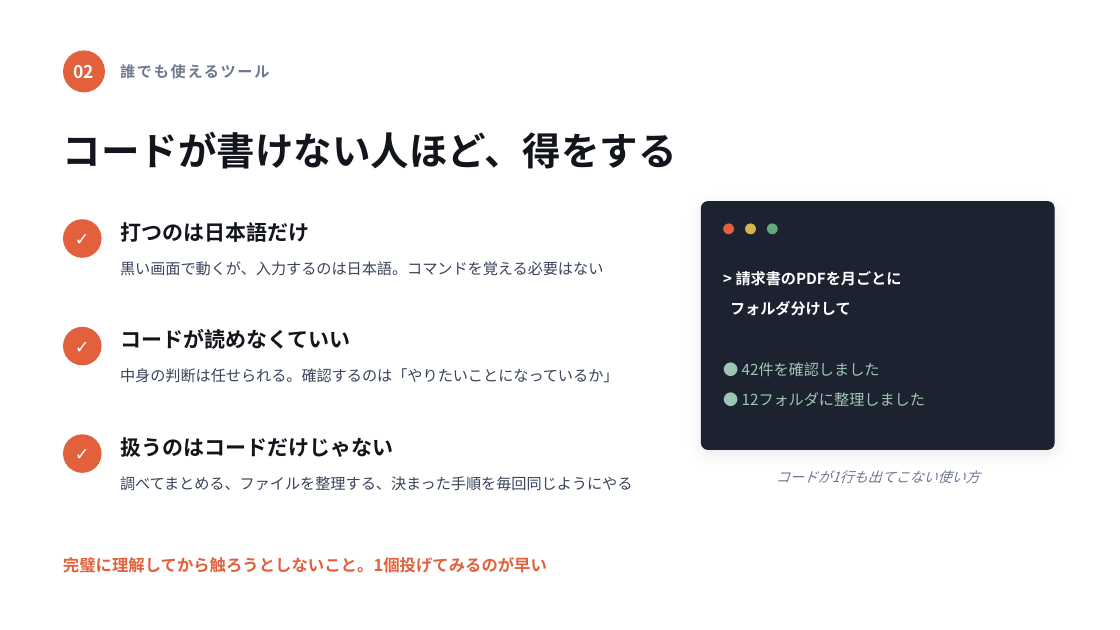
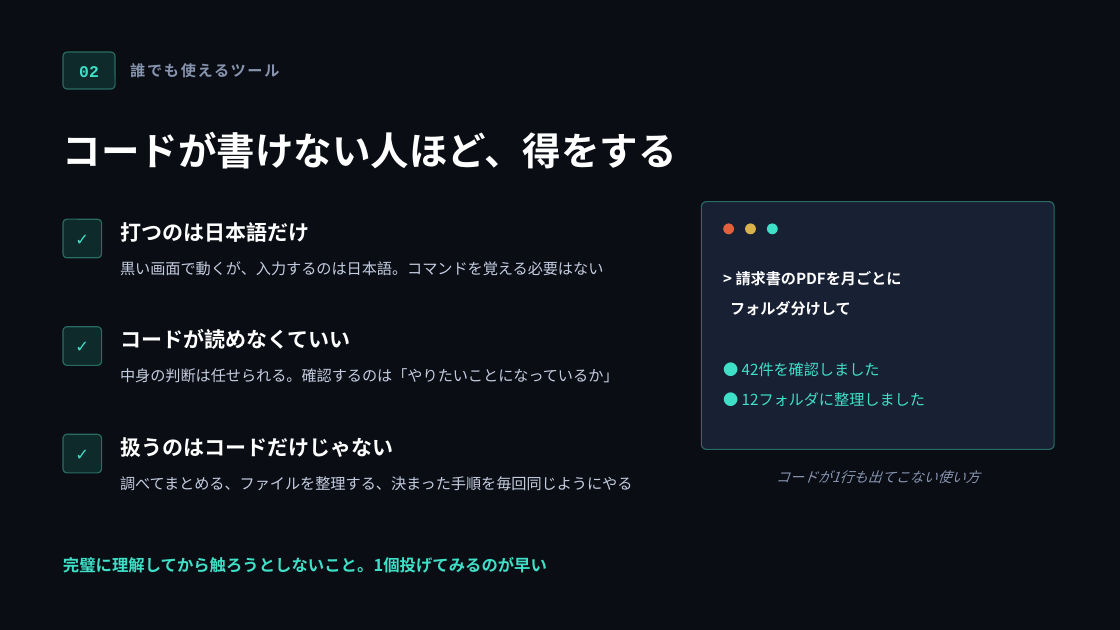
Before and after one commit to takuha/reel-host, a slide deck: slide 5 of docs/claude-code-deck/claude-code-summary.pptx. Drawn at 1120x630 pixels with LibreOffice and Linux fonts; fonts in the diff are those of the drawing. Boxes give left, top, right and bottom in pixels: in the first picture for what was removed or moved away, otherwise in the second. Text is boxed around its words. In the diff, an @@ line names an element or a change of style, - is before the commit and + after.

```diff
--- a/docs/claude-code-deck/claude-code-summary.pptx
+++ b/docs/claude-code-deck/claude-code-summary.pptx
@@ background #FFFFFF to #0A0D14 @@
@@ text "02" at (x1=79, y1=66, x2=99, y2=77): size 15 to 14 pt, font Noto Sans CJK JP to Courier New, text colour #FFFFFF to #3FE0C8 @@
@@ ellipse to rounded rectangle; fill #E2603C to #0E2A2A; outline none to #2A6B62 1 pt in 4 elements at (x1=63, y1=219, x2=102, y2=258), (x1=63, y1=327, x2=102, y2=365), (x1=63, y1=434, x2=102, y2=473), (x1=63, y1=52, x2=115, y2=89) @@
@@ rounded rectangle resized from (x1=63, y1=50, x2=105, y2=92) to (x1=63, y1=52, x2=115, y2=89) @@
@@ text "誰でも使えるツール" at (x1=130, y1=61, x2=279, y2=81): text colour #6E7891 to #8794AE @@
@@ text "誰でも使えるツール" moved from (x1=120, y1=62, x2=269, y2=82) to (x1=130, y1=61, x2=279, y2=81) @@
@@ rounded rectangle at (x1=702, y1=202, x2=1054, y2=450): fill #1D2230 to #182034; outline #1D2230 1 pt to #2A6B62 1 pt; shadow off; proportions changed @@
@@ ellipse at (x1=767, y1=223, x2=778, y2=234): fill #63A87B to #3FE0C8 @@
@@ text at (x1=742, y1=362, x2=925, y2=406): text colour #9DC7B4 to #3FE0C8 in "● 42件を確認しました", "● 12フォルダに整理しました" @@
@@ size 15 to 14 pt, text colour #FFFFFF to #3FE0C8 in 3 elements at (x1=63, y1=219, x2=102, y2=258), (x1=63, y1=327, x2=102, y2=365), (x1=63, y1=434, x2=102, y2=473) @@
@@ text colour #12151C to #FFFFFF in 4 elements at (x1=63, y1=132, x2=677, y2=169), (x1=120, y1=222, x2=309, y2=242), (x1=120, y1=329, x2=350, y2=349), (x1=120, y1=437, x2=393, y2=457) @@
@@ text colour #39435A to #C4CDE0 in 3 elements at (x1=120, y1=261, x2=603, y2=275), (x1=120, y1=368, x2=618, y2=383), (x1=120, y1=476, x2=632, y2=491) @@
@@ text "コードが1行も出てこない使い方" at (x1=776, y1=470, x2=980, y2=483): text colour #6E7891 to #8794AE @@
@@ text "完璧に理解してから触ろうとしないこと。1個投げてみるのが早い" at (x1=63, y1=557, x2=547, y2=573): text colour #E2603C to #3FE0C8 @@
```
Also in this commit, not shown: 11 other slides changed, 3 other files.
